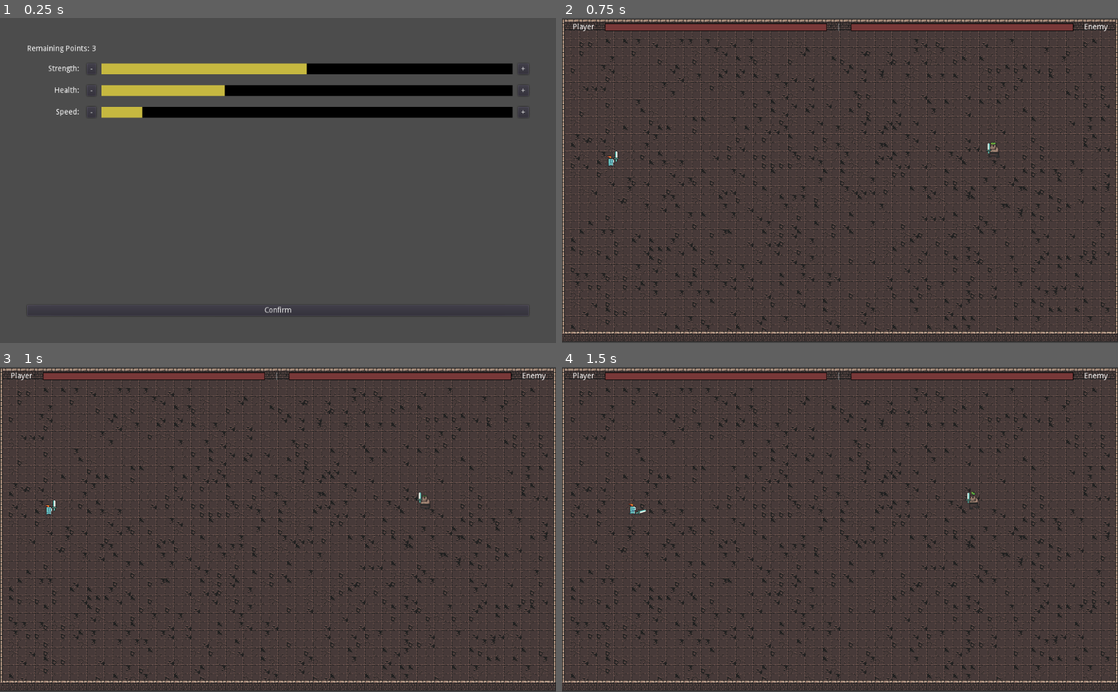
Above: before the commit, frames 1-4 (two rows, left to right).
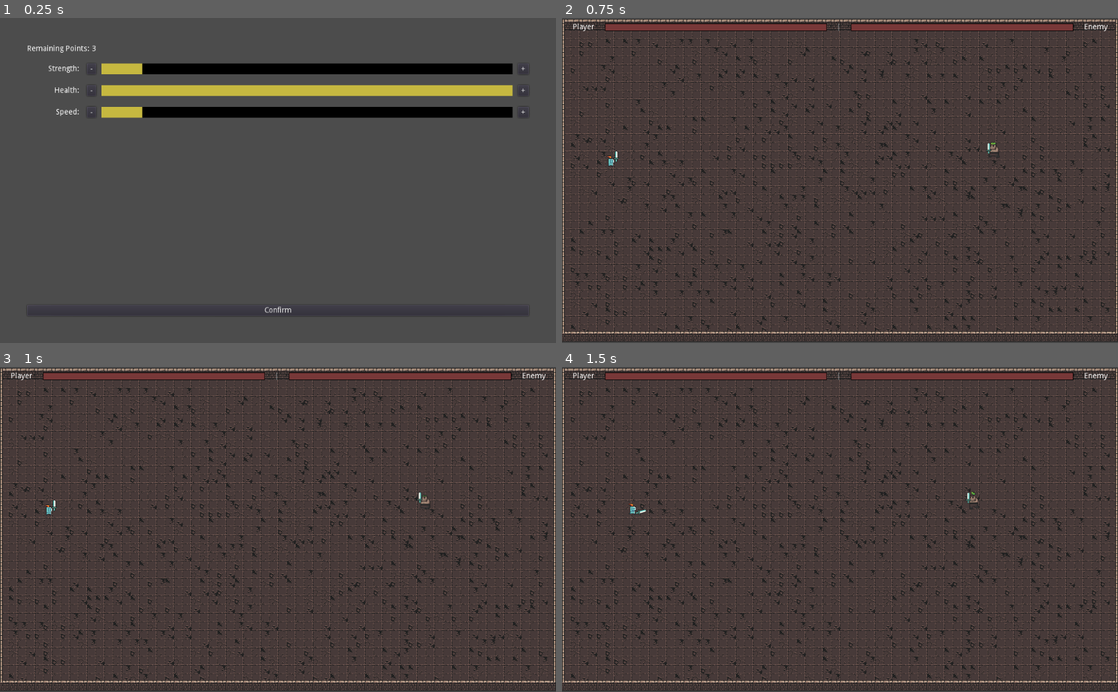
Above: after the commit, the same moments.

Repository: josephmbustamante/ludum-dare-45
Game: Godot game, scene res://Scenes/LevelUp.tscn
Two runs of this game, one before a commit and one after it. Both use one fixed random seed, a clock stepped at 60 frames per second and the inputs below. This scene is started directly instead of the project's main scene.
Inputs (mouse positions are in pixels of both pictures, inside the frame that each line leads up to):
- Up to frame 1 (0.25 s): no input
- Up to frame 2 (0.75 s): click "Confirm" at 0.5 s
- Up to frame 3 (1 s): no input
- Up to frame 4 (1.5 s): tap Enter at 1.25 s; move the mouse to (962, 513) at 1.27 s; hold Right (right) from 1.28 s (still down); click (962, 513) at 1.35 s

The runs differ from the first frame. In frame 1, 2.9% of the frame differs, in the area x 25-93%, y 13-25%; in frame 2, nothing differs; in frame 3, nothing differs; in frame 4, nothing differs.

Commit message:
Allow player stats to be tracked and accessed from the global player variables

Diff:
--- a/Scripts/Global.gd
+++ b/Scripts/Global.gd
@@ -58,14 +58,6 @@
 	},
 }
 
-enum TRAITS {
-	health
-	strength
-	weapons
-	# stamina
-	# speed
-}
-
 var enemies = [
 	load("res://Scenes/Enemies/BigZombie.tscn"),
 	load("res://Scenes/Enemies/Ogre.tscn"),
--- a/Scripts/LevelUp.gd
+++ b/Scripts/LevelUp.gd
@@ -4,68 +4,77 @@
 var points = 3
 var points_remaining = 3
 
-var max_level = 10
+onready var starting_strength = PlayerVariables.stats[PlayerVariables.PLAYER_STATS.strength]["start_value"]
+onready var starting_health = PlayerVariables.stats[PlayerVariables.PLAYER_STATS.health]["start_value"]
+onready var starting_speed = PlayerVariables.stats[PlayerVariables.PLAYER_STATS.speed]["start_value"]
 
-var starting_health = 3
-var starting_strength = 5
-var starting_speed = 1
+onready var current_strength = PlayerVariables.stats[PlayerVariables.PLAYER_STATS.strength]["current_value"]
+onready var current_health = PlayerVariables.stats[PlayerVariables.PLAYER_STATS.health]["current_value"]
+onready var current_speed = PlayerVariables.stats[PlayerVariables.PLAYER_STATS.speed]["current_value"]
 
-var health = starting_health
-var strength = starting_strength
-var speed = starting_speed
+onready var max_strength = PlayerVariables.stats[PlayerVariables.PLAYER_STATS.strength]["max_value"]
+onready var max_health = PlayerVariables.stats[PlayerVariables.PLAYER_STATS.health]["max_value"]
+onready var max_speed = PlayerVariables.stats[PlayerVariables.PLAYER_STATS.speed]["max_value"]
+
 
 # Called when the node enters the scene tree for the first time.
 func _ready():
-	$Rows/StrengthLevelUpField.set_value(strength)
-	$Rows/HealthLevelUpField.set_value(health)
-	$Rows/SpeedLevelUpField.set_value(speed)
+	$Rows/StrengthLevelUpField.set_value(current_strength)
+	$Rows/HealthLevelUpField.set_value(current_health)
+	$Rows/SpeedLevelUpField.set_value(current_speed)
 
 	$Rows/HBoxContainer/RemainingPointsValue.text = str(points_remaining)
 
-
-func decrement(startingLevel, currentLevel):
-	if (currentLevel > 1 && currentLevel > startingLevel && points > points_remaining):
-		currentLevel -= 1
-		points_remaining += 1
-		$Rows/HBoxContainer/RemainingPointsValue.text = str(points_remaining)
-	return currentLevel
-
-func increment(startingLevel, currentLevel):
-	if (currentLevel < max_level && points_remaining > 0):
-		currentLevel += 1
-		points_remaining -= 1
-		$Rows/HBoxContainer/RemainingPointsValue.text = str(points_remaining)
-	return currentLevel
+func _on_Confirm_pressed():
+	Global.goto_scene("res://Scenes/Main.tscn")
 
 # INCREMENT
 
 func _on_StrengthLevelUpField_increase_pressed():
-	strength = increment(starting_strength, strength)
-	$Rows/StrengthLevelUpField.set_value(strength)
+	current_strength = increment(max_strength, current_strength)
+	PlayerVariables.set_player_stat_current(PlayerVariables.PLAYER_STATS.strength, current_strength)
+	$Rows/StrengthLevelUpField.set_value(current_strength)
 
 func _on_HealthLevelUpField_increase_pressed():
-	health = increment(starting_health, health)
-	$Rows/HealthLevelUpField.set_value(health)
+	current_health = increment(max_health, current_health)
+	PlayerVariables.set_player_stat_current(PlayerVariables.PLAYER_STATS.health, current_health)
+	$Rows/HealthLevelUpField.set_value(current_health)
 
 func _on_SpeedLevelUpField_increase_pressed():
-	speed = increment(starting_speed, speed)
-	$Rows/SpeedLevelUpField.set_value(speed)
+	current_speed = increment(max_speed, current_speed)
+	PlayerVariables.set_player_stat_current(PlayerVariables.PLAYER_STATS.speed, current_speed)
+	$Rows/SpeedLevelUpField.set_value(current_speed)
 
 
 # DECREMENT
 
 func _on_StrengthLevelUpField_decrease_pressed():
-	strength = decrement(starting_strength, strength)
-	$Rows/StrengthLevelUpField.set_value(strength)
+	current_strength = decrement(starting_strength, current_strength)
+	PlayerVariables.set_player_stat_current(PlayerVariables.PLAYER_STATS.strength, current_strength)
+	$Rows/StrengthLevelUpField.set_value(current_strength)
 
 func _on_HealthLevelUpField_decrease_pressed():
-	health = decrement(starting_health, health)
-	$Rows/HealthLevelUpField.set_value(health)
+	current_health = decrement(starting_health, current_health)
+	PlayerVariables.set_player_stat_current(PlayerVariables.PLAYER_STATS.health, current_health)
+	$Rows/HealthLevelUpField.set_value(current_health)
 
 func _on_SpeedLevelUpField_decrease_pressed():
-	speed = decrement(starting_speed, speed)
-	$Rows/SpeedLevelUpField.set_value(speed)
+	current_speed = decrement(starting_speed, current_speed)
+	PlayerVariables.set_player_stat_current(PlayerVariables.PLAYER_STATS.speed, current_speed)
+	$Rows/SpeedLevelUpField.set_value(current_speed)
 
+# INTERNAL HELPERS
 
-func _on_Confirm_pressed():
-	Global.goto_scene("res://Scenes/Main.tscn")
+func decrement(starting_level, current_level):
+	if (current_level > 1 && current_level > starting_level && points > points_remaining):
+		current_level -= 1
+		points_remaining += 1
+		$Rows/HBoxContainer/RemainingPointsValue.text = str(points_remaining)
+	return current_level
+
+func increment(max_level, current_level):
+	if (current_level < max_level && points_remaining > 0):
+		current_level += 1
+		points_remaining -= 1
+		$Rows/HBoxContainer/RemainingPointsValue.text = str(points_remaining)
+	return current_level
--- a/Scripts/LevelUpField.gd
+++ b/Scripts/LevelUpField.gd
@@ -1,51 +1,18 @@
 extends Control
-
-# Declare member variables here. Examples:
-# var a = 2
-# var b = "text"
-#var maxLevel = 10
-#var currentLevel = 3
-#var points = 3
-#var points_left = 3
 
 signal increase_pressed()
 signal decrease_pressed()
 
 export var fieldName = ""
 
-# Called when the node enters the scene tree for the first time.
 func _ready():
 	$Ability.text = fieldName + ": "
 
 func _on_Decrease_pressed():
 	emit_signal("decrease_pressed")
-#	if (currentLevel > 1 && points > points_left):
-#		currentLevel -= 1
-#		points_left += 1
-#		emit_signal("points_left_changed", points_left)
-#		update_text()
-
 
 func _on_Increase_pressed():
 	emit_signal("increase_pressed")
-#	if (currentLevel < maxLevel && points_left > 0):
-#		currentLevel += 1
-#		points_left -= 1
-#		emit_signal("points_left_changed", points_left)
-#		update_text()
 
 func set_value(value):
 	$ProgressBar.value = value
-
-#func update_text():
-#	$ProgressBar.value = currentLevel
-#
-#
-#func _on_LevelUp_health_changed(new_health):
-#	print("_on_LevelUp_health_changed", new_health)
-#	$ProgressBar.value = new_health
-#
-#
-#func _on_LevelUp_strength_changed(new_strength):
-#	print("_on_LevelUp_strength_changed", new_strength)
-#	$ProgressBar.value = new_strength
--- a/Scripts/Main.gd
+++ b/Scripts/Main.gd
@@ -11,6 +11,6 @@
 	add_child(enemy)
 	enemy.set_target(player)
 
-	ui.initialize_player_health(PlayerVariables.maxHealth)
+	ui.initialize_player_health(PlayerVariables.stats[PlayerVariables.PLAYER_STATS.health]["current_value"])
 	ui.initialize_enemy_health(enemy.health)
 	enemy.connect("enemy_health_changed", ui, "handle_enemy_health_changed")
--- a/Scripts/PlayerVariables.gd
+++ b/Scripts/PlayerVariables.gd
@@ -1,11 +1,44 @@
 extends Node
 
-var currentHealth: int = 100;
-var maxHealth: int = 100;
-var strength: int = 1;
-var speed: int = 1;
-var weapon: int = 0;
+enum PLAYER_STATS {
+	health,
+	strength,
+	speed
+}
 
-var unarmedStyleEnabled: bool = false;
+var stats = {
+	PLAYER_STATS.health: {
+		"start_value": 100,
+		"current_value": 100,
+		"max_value": 300,
+		"increment": 20,
+	},
+	PLAYER_STATS.strength: {
+		"start_value": 1,
+		"current_value": 1,
+		"max_value": 10,
+		"increment": 1,
+	},
+	PLAYER_STATS.speed: {
+		"start_value": 1,
+		"current_value": 1,
+		"max_value": 10,
+		"increment": 1,
+	}
+}
+func get_player_stat_start(stat: int) -> int:
+	return stats[stat]["start_value"]
 
-var deathCount: int = 0;
+func get_player_stat_current(stat: int) -> int:
+	return stats[stat]["current_value"]
+
+func get_player_stat_max(stat: int) -> int:
+	return stats[stat]["max_value"]
+
+func set_player_stat_current(stat: int, new_value: int):
+	stats[stat]["current_value"] = new_value
+
+var unarmedStyleEnabled: bool = false
+
+var deathCount: int = 0
+var weapon: int = 0
